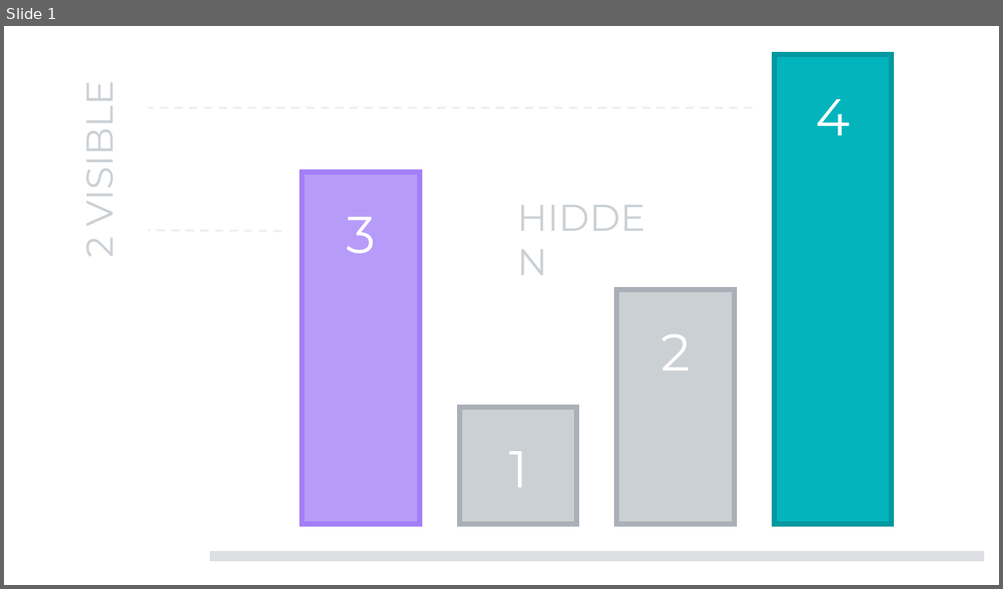
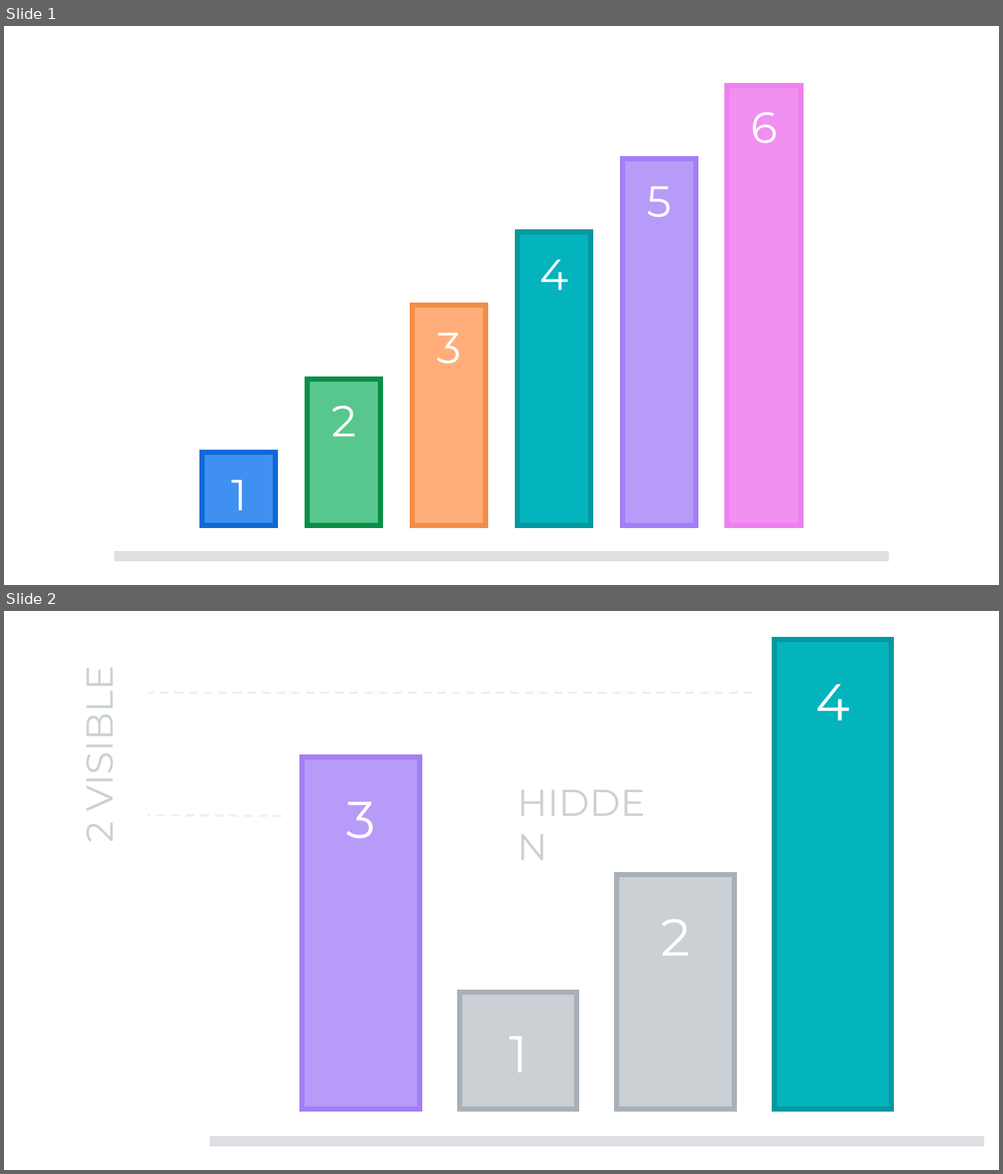
Before and after one commit to Sup2point0/skyscraping, a slide deck: articles/assets.pptx. Shown one above the other, each under a label of ours: slide 1 before the commit, slides 1 and 2 after it. The pictures are 1003x589 and 1003x1174 pixels, drawn with LibreOffice and Linux fonts; fonts in the diff are those of the drawing. Boxes give left, top, right and bottom in pixels: in the first picture for what was removed or moved away, otherwise in the second. Text is boxed around its words. In the diff, an @@ line names an element or a change of style, - is before the commit and + after.

```diff
--- a/articles/assets.pptx
+++ b/articles/assets.pptx
@@ slide 1 added at (4,26,999,585), background #FFFFFF @@
@@ rectangle added at (727,86,800,527), fill #F190F1, outline #EF81EF 5 pt, 42 pt, text #FFFFFF @@
+6
@@ rectangle added at (623,158,696,526), fill #B79BF8, outline #A37EF6 5 pt, 42 pt, text #FFFFFF @@
+5
@@ rectangle added at (518,232,590,527), fill #04B4BD, outline #03989F 5 pt, 42 pt, text #FFFFFF @@
+4
@@ rectangle added at (412,306,485,526), fill #FFAE79, outline #F38D47 5 pt, 42 pt, text #FFFFFF @@
+3
@@ rectangle added at (307,379,380,526), fill #58C78D, outline #0A8E46 5 pt, 42 pt, text #FFFFFF @@
+2
@@ rectangle added at (202,453,276,526), fill #4090F1, outline #1069D5 5 pt, 42 pt, text #FFFFFF @@
+1
@@ line added from (114, 557) to (888, 557), #DDDFE3 10 pt @@
@@ what was slide 1 is now slide 2 @@
```
Also in this commit, not shown: 1 other slide added, 2 other files.
